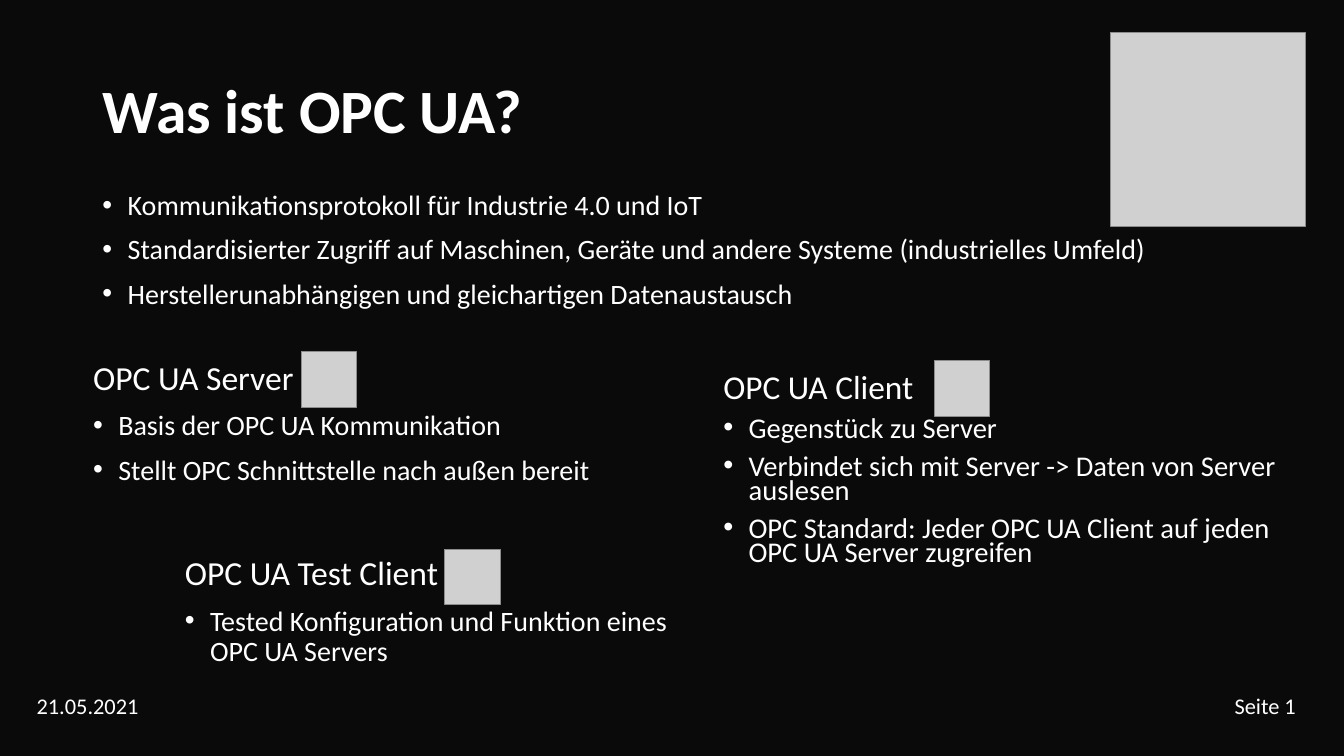
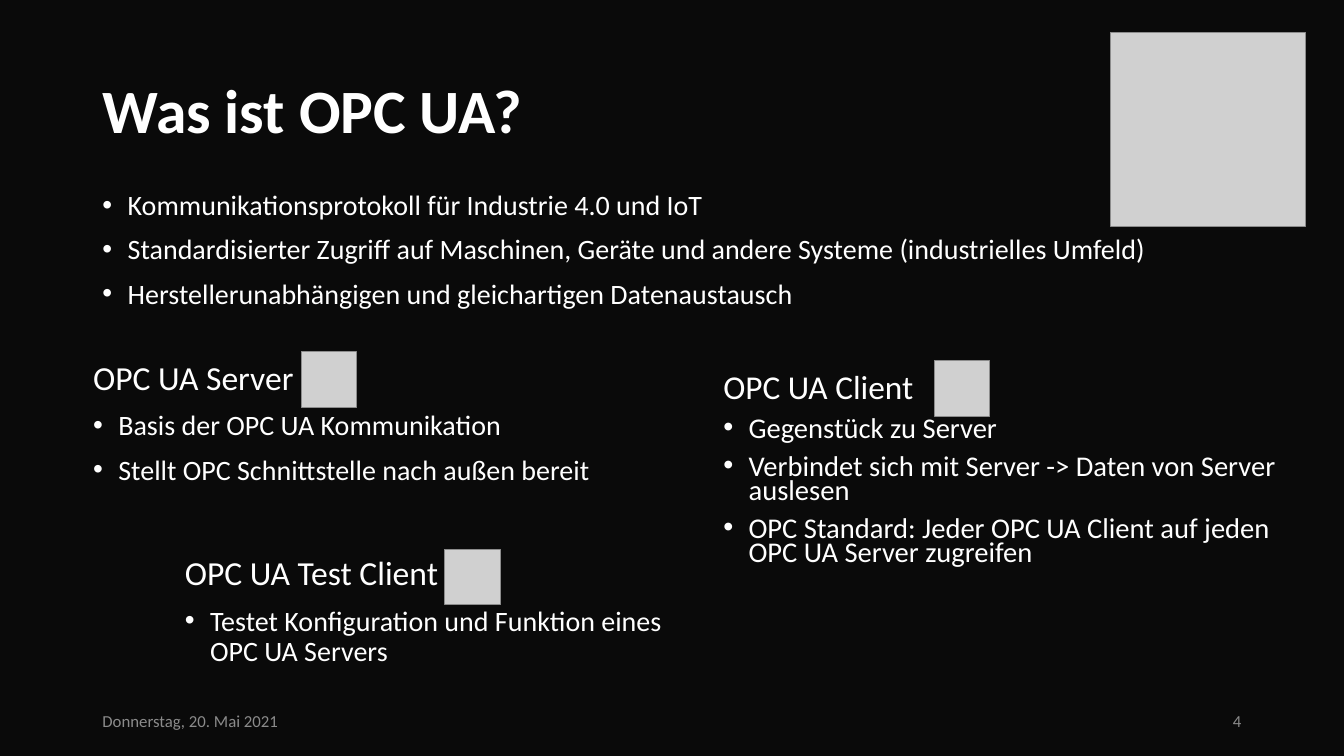
Before and after one commit to ghNico/TINF19C-Team-3-OPC-UA-Server-Farm, a slide deck: slide 4 of PROJECT/Prasentation/Finale_Präsentation_hübsch.pptx. Drawn at 1344x756 pixels with LibreOffice and Linux fonts; fonts in the diff are those of the drawing; grey boxes stand for pictures; background and template pictures are left out; a plain dark background stands for a picture behind light text. Boxes give left, top, right and bottom in pixels: in the first picture for what was removed or moved away, otherwise in the second. Text is boxed around its words. In the diff, an @@ line names an element or a change of style, - is before the commit and + after.

```diff
--- a/PROJECT/Prasentation/Finale_Präsentation_hübsch.pptx
+++ b/PROJECT/Prasentation/Finale_Präsentation_hübsch.pptx
@@ text at (210,611,661,662): text changed @@
-• Tested Konfiguration und Funktion eines OPC UA Servers
+• Testet Konfiguration und Funktion eines OPC UA Servers
@@ text removed at (37,699,139,714) @@
-21.05.2021
@@ text added at (102,715,278,730), 12 pt, text #8C8C8C @@
+Donnerstag, 20. Mai 2021
@@ page number added at (1233,716,1241,727), 12 pt, text #8C8C8C @@
+4
@@ text removed at (1235,698,1295,714) @@
-Seite 1
```
Also in this commit, not shown: 15 other slides changed, 2 slides added, 1 slide removed, 1 other file.
